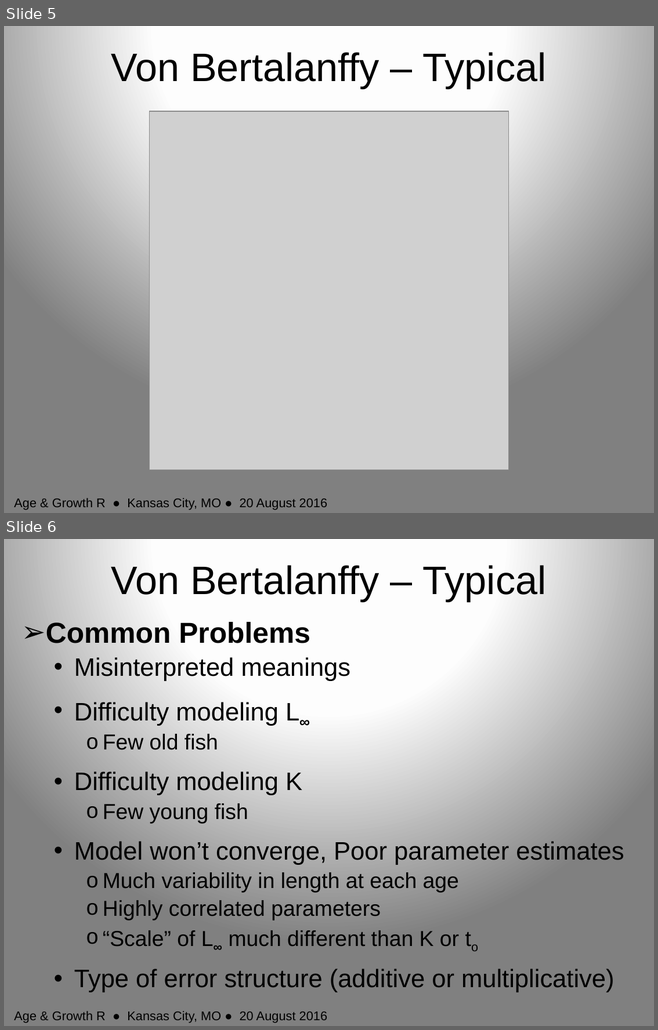
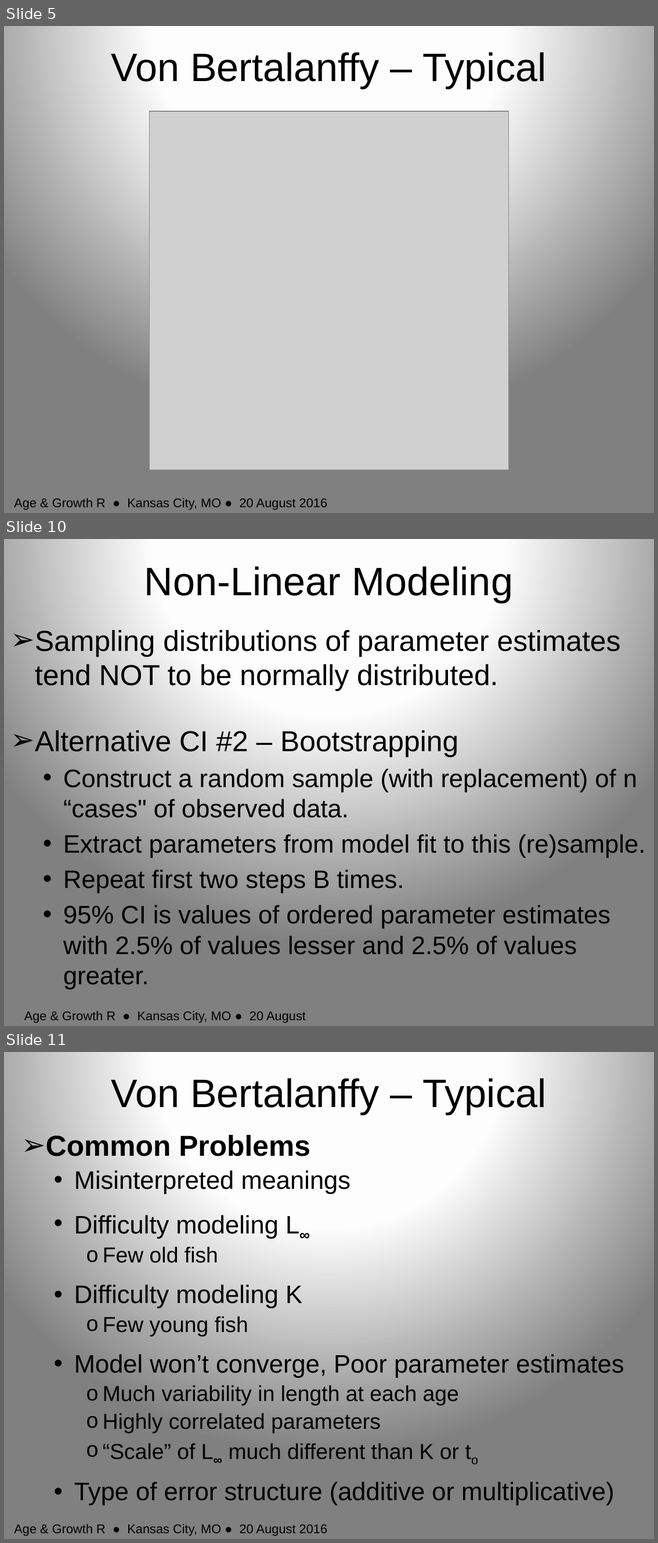
Before and after one commit to anhnguyendepocen/RCourseKC2016, a slide deck: Slides/Growth_Single.pptx. Shown one above the other, each under a label of ours: slides 5 and 6 before the commit, slides 5, 10 and 11 after it; the slides between them are not shown. The pictures are 658x1030 and 658x1543 pixels, drawn with LibreOffice and Linux fonts; fonts in the diff are those of the drawing; grey boxes stand for pictures. Boxes give left, top, right and bottom in pixels: in the first picture for what was removed or moved away, otherwise in the second. Text is boxed around its words. In the diff, an @@ line names an element or a change of style, - is before the commit and + after.

```diff
--- a/Slides/Growth_Single.pptx
+++ b/Slides/Growth_Single.pptx
@@ slide 10 added at [4,539,654,1026], background gradient #FFFFFF to #FEFEFE to #808080 @@
@@ title added at [144,566,513,602], 44 pt, text #000000 @@
+Non-Linear Modeling
@@ text added at [35,628,645,990], 28 pt, text #000000 @@
+➢ Sampling distributions of parameter estimates tend NOT to be normally distributed.
+➢ Alternative CI #2 – Bootstrapping
+  • Construct a random sample (with replacement) of n “cases" of observed data.
+  • Extract parameters from model fit to this (re)sample.
+  • Repeat first two steps B times.
+  • 95% CI is values of ordered parameter estimates with 2.5% of values lesser and 2.5% of values greater.
@@ text added at [24,1011,306,1023], 14 pt, text #000000 @@
+Age & Growth R ● Kansas City, MO ● 20 August 2016
@@ what was slide 6 is now slide 11 @@
```
Also in this commit, not shown: 3 slides changed, 5 other slides added, 1 slide removed, 23 other files.
